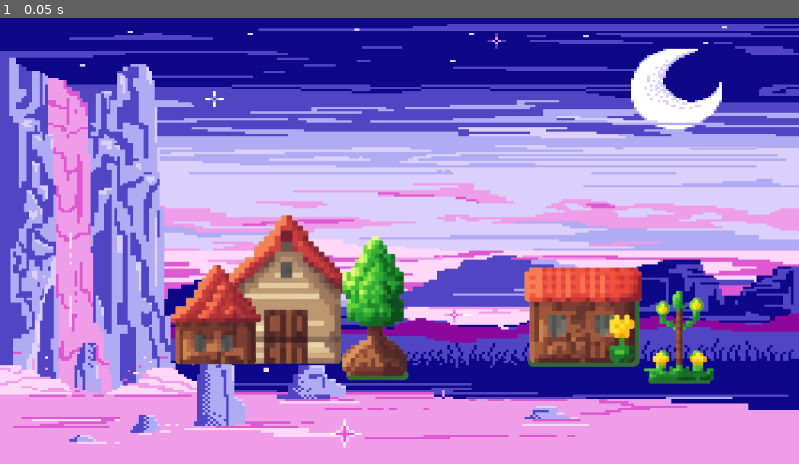
Above: before the commit, frame 1.
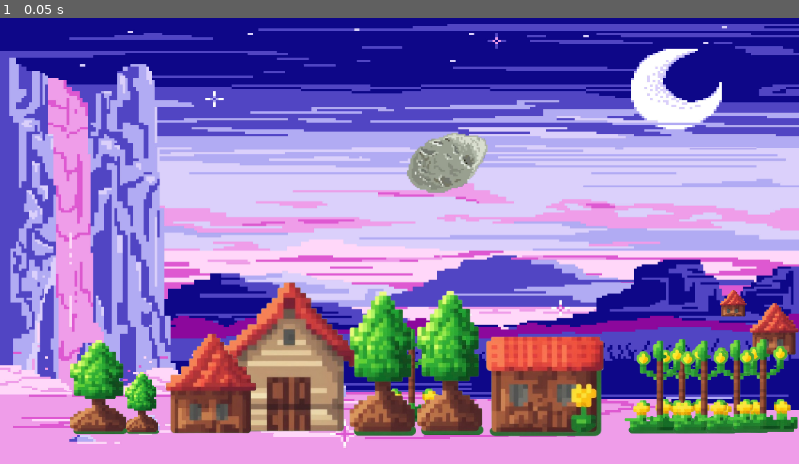
Above: after the commit, the same moment.

Repository: zainabait/Type-or-Die-Game
Game: Godot game, scene res://main.tscn
Same seed, same stepped clock (60 frames per second), same inputs: the game is played once before the commit and once after it.
Inputs:
- Up to frame 1 (0.05 s): no input

The runs differ from the first frame. In frame 1, 25% of the frame differs, in the area x 8-100%, y 25-94%.

Commit message:
type to save us

Diff:
--- a/Type-or-Die-Game/main.tscn
+++ b/Type-or-Die-Game/main.tscn
@@ -6,6 +6,7 @@
 [ext_resource type="Texture2D" uid="uid://c0lpjk8jtd4vx" path="res://8-bits-farm-gaming-assets_23-2151143702-fotor-bg-remover-20240731171053.png" id="4_7a762"]
 [ext_resource type="Texture2D" uid="uid://b6sh70bnxv2ak" path="res://8-bits-farm-gaming-assets_23-2151143702-fotor-bg-remover-20240731172643.png" id="5_nodjy"]
 [ext_resource type="Texture2D" uid="uid://bvnmc7e7x20ea" path="res://house-fotor-bg-remover-2024073117222.png" id="6_v8y85"]
+[ext_resource type="Texture2D" uid="uid://cuj6nrdk06p3q" path="res://haj-fotor-bg-remover-20240731174747.png" id="7_tlt83"]
 
 [node name="Node" type="Node"]
 
@@ -23,26 +24,83 @@
 [node name="Node2D" type="Node2D" parent="."]
 
 [node name="8-bits-farm-gaming-assets23-2151143702-fotor-bg-remover-20240731171819" type="Sprite2D" parent="Node2D"]
-position = Vector2(841, 433)
+position = Vector2(786, 533)
 scale = Vector2(0.4355, 0.416575)
 texture = ExtResource("2_22sg6")
 
 [node name="8-bits-farm-gaming-assets23-21511437022-fotor-bg-remover-20240731171031" type="Sprite2D" parent="Node2D"]
-position = Vector2(412, 397)
+position = Vector2(416, 494)
 scale = Vector2(0.493534, 0.502004)
 texture = ExtResource("3_fgevt")
 
 [node name="8-bits-farm-gaming-assets23-2151143702-fotor-bg-remover-20240731171053" type="Sprite2D" parent="Node2D"]
-position = Vector2(311, 429)
+position = Vector2(304, 528)
 scale = Vector2(0.348552, 0.358)
 texture = ExtResource("4_7a762")
 
+[node name="8-bits-farm-gaming-assets23-2151143702-fotor-bg-remover-20240731171055" type="Sprite2D" parent="Node2D"]
+position = Vector2(1057, 415)
+scale = Vector2(0.103703, 0.09625)
+texture = ExtResource("4_7a762")
+
+[node name="8-bits-farm-gaming-assets23-2151143702-fotor-bg-remover-20240731171054" type="Sprite2D" parent="Node2D"]
+position = Vector2(1116, 451)
+scale = Vector2(0.187639, 0.185)
+texture = ExtResource("4_7a762")
+
 [node name="8-bits-farm-gaming-assets23-2151143702-fotor-bg-remover-20240731172643" type="Sprite2D" parent="Node2D"]
-position = Vector2(979, 464)
+position = Vector2(983, 534)
+scale = Vector2(0.259124, 0.279559)
+texture = ExtResource("5_nodjy")
+
+[node name="8-bits-farm-gaming-assets23-2151143702-fotor-bg-remover-20240731172647" type="Sprite2D" parent="Node2D"]
+position = Vector2(951, 536)
+scale = Vector2(0.259124, 0.279559)
+texture = ExtResource("5_nodjy")
+
+[node name="8-bits-farm-gaming-assets23-2151143702-fotor-bg-remover-20240731172646" type="Sprite2D" parent="Node2D"]
+position = Vector2(1015, 536)
+scale = Vector2(0.259124, 0.279559)
+texture = ExtResource("5_nodjy")
+
+[node name="8-bits-farm-gaming-assets23-2151143702-fotor-bg-remover-20240731172645" type="Sprite2D" parent="Node2D"]
+position = Vector2(1062, 535)
+scale = Vector2(0.259124, 0.279559)
+texture = ExtResource("5_nodjy")
+
+[node name="8-bits-farm-gaming-assets23-2151143702-fotor-bg-remover-20240731172648" type="Sprite2D" parent="Node2D"]
+position = Vector2(1100, 534)
+scale = Vector2(0.259124, 0.279559)
+texture = ExtResource("5_nodjy")
+
+[node name="8-bits-farm-gaming-assets23-2151143702-fotor-bg-remover-20240731172644" type="Sprite2D" parent="Node2D"]
+position = Vector2(593, 519)
 scale = Vector2(0.259124, 0.279559)
 texture = ExtResource("5_nodjy")
 
 [node name="House-fotor-bg-remover-2024073117222" type="Sprite2D" parent="Node2D"]
-position = Vector2(542, 428)
+position = Vector2(553, 508)
 scale = Vector2(0.414223, 0.455)
 texture = ExtResource("6_v8y85")
+
+[node name="House-fotor-bg-remover-2024073117223" type="Sprite2D" parent="Node2D"]
+position = Vector2(650, 507)
+scale = Vector2(0.414223, 0.455)
+texture = ExtResource("6_v8y85")
+
+[node name="House-fotor-bg-remover-2024073117224" type="Sprite2D" parent="Node2D"]
+position = Vector2(204.953, 561.938)
+scale = Vector2(0.210869, 0.19575)
+texture = ExtResource("6_v8y85")
+
+[node name="House-fotor-bg-remover-2024073117225" type="Sprite2D" parent="Node2D"]
+position = Vector2(142.977, 540.219)
+scale = Vector2(0.357634, 0.296875)
+texture = ExtResource("6_v8y85")
+
+[node name="Node2D2" type="Node2D" parent="."]
+
+[node name="Haj-fotor-bg-remover-20240731174747" type="Sprite2D" parent="Node2D2"]
+position = Vector2(646, 213)
+scale = Vector2(0.241, 0.229974)
+texture = ExtResource("7_tlt83")
Not shown: 1 places in Type-or-Die-Game/main.tscn that only renumber resources
Not shown, changed: .DS_Store
